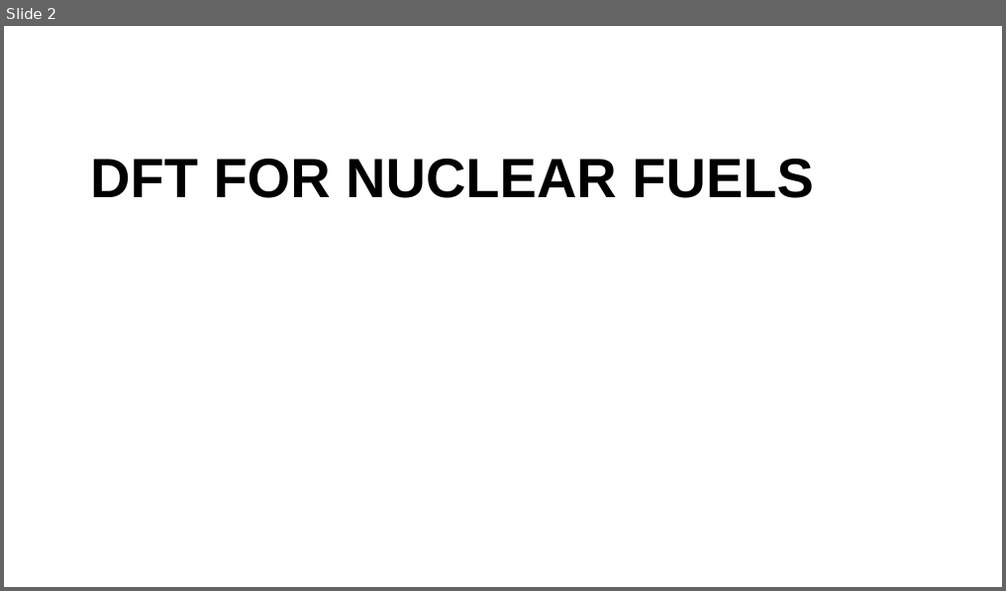
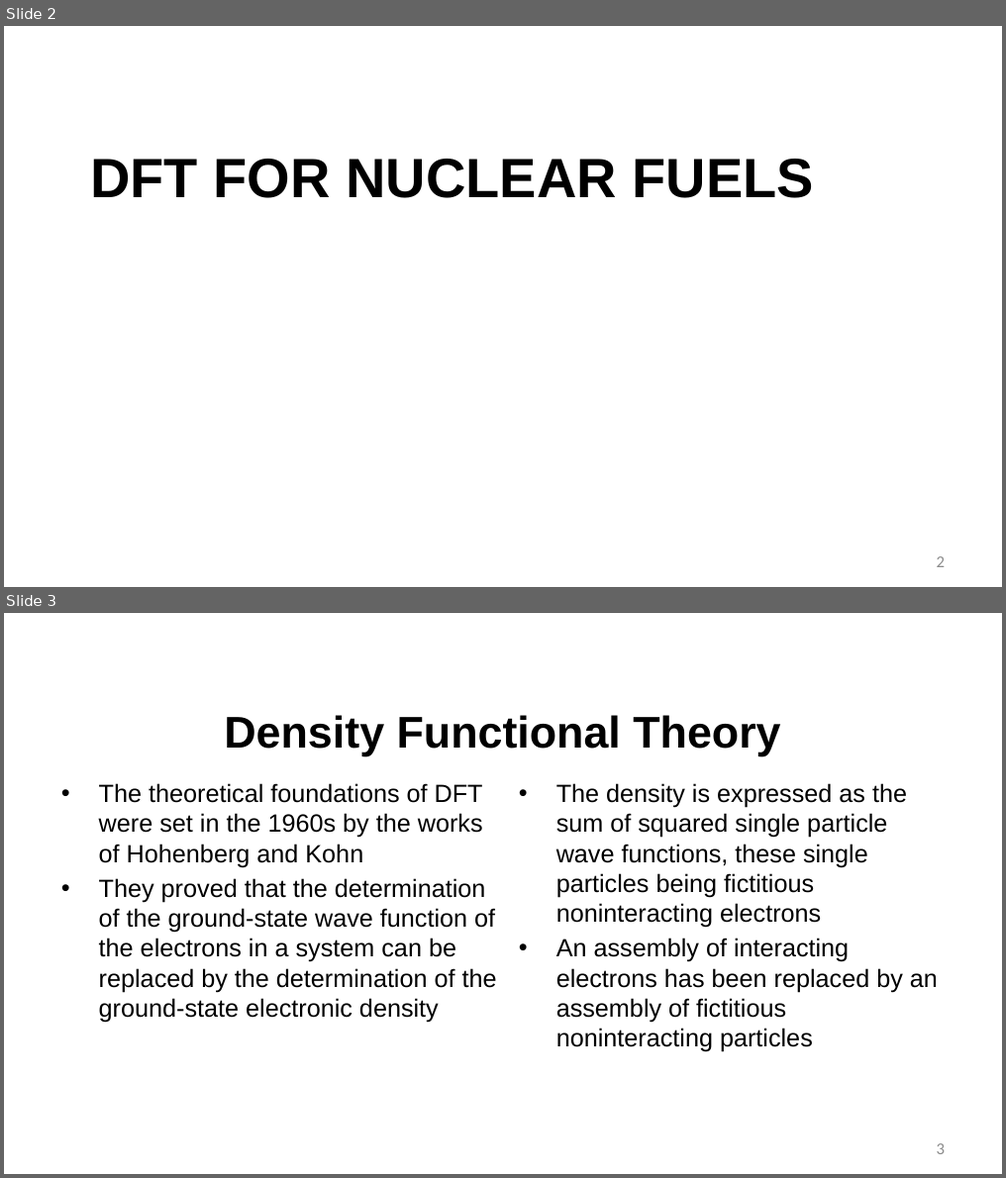
Before and after one commit to benbeeler/TEACHING, a slide deck: Advanced Reactor Materials/LecX_DFT.pptx. Shown one above the other, each under a label of ours: slide 2 before the commit, slides 2 and 3 after it. The pictures are 1006x591 and 1006x1178 pixels, drawn with LibreOffice and Linux fonts; fonts in the diff are those of the drawing; background and template pictures are left out. Boxes give left, top, right and bottom in pixels: in the first picture for what was removed or moved away, otherwise in the second. Text is boxed around its words. In the diff, an @@ line names an element or a change of style, - is before the commit and + after.

```diff
--- a/Advanced Reactor Materials/LecX_DFT.pptx
+++ b/Advanced Reactor Materials/LecX_DFT.pptx
@@ slide 3 added at (4, 613, 1002, 1174), background #FFFFFF @@
@@ title added at (224, 715, 780, 757), 42.7 pt, text #000000, bold @@
+Density Functional Theory
@@ text added at (99, 783, 497, 1023), 24 pt, text #000000 @@
+• The theoretical foundations of DFT were set in the 1960s by the works of Hohenberg and Kohn
+• They proved that the determination of the ground-state wave function of the electrons in a system can be replaced by the determination of the ground-state electronic density
@@ text added at (556, 783, 938, 1053), 24 pt, text #000000 @@
+• The density is expressed as the sum of squared single particle wave functions, these single particles being fictitious noninteracting electrons
+• An assembly of interacting electrons has been replaced by an assembly of fictitious noninteracting particles
@@ page number added at (937, 1144, 944, 1155), 16 pt, text #8C8C8C @@
+3
@@ slide 2 changed as well @@
@@ page number added at (937, 557, 944, 568), 16 pt, text #8C8C8C @@
+2
```
Also in this commit, not shown: 1 other slide changed, 17 other slides added, 1 other file.
